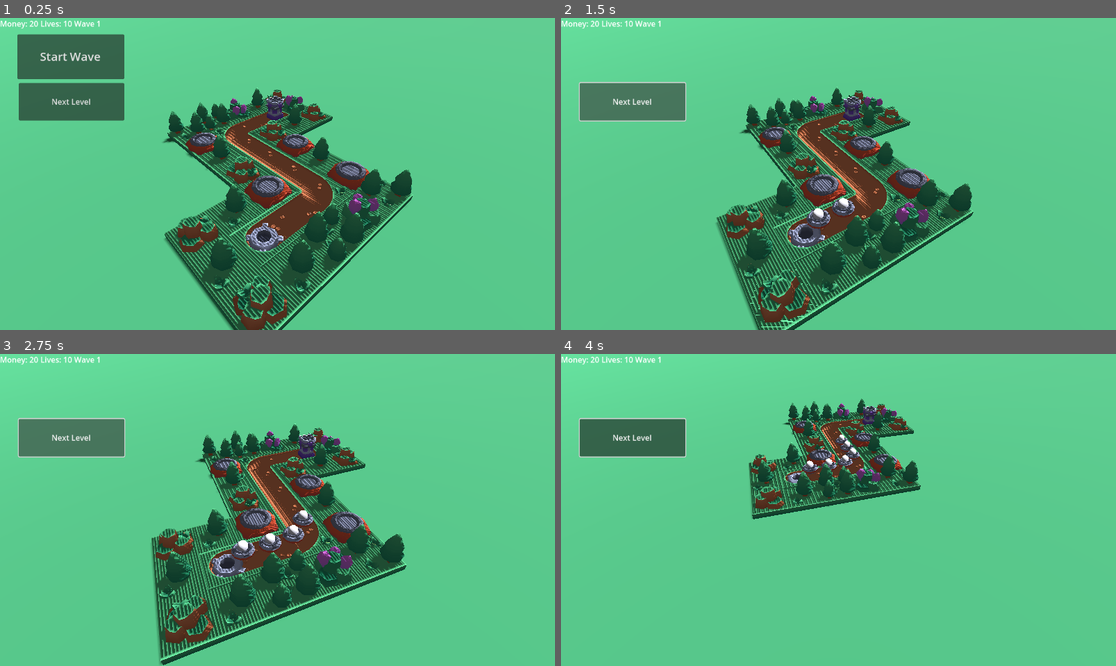
Above: before the commit, frames 1-4 (two rows, left to right).
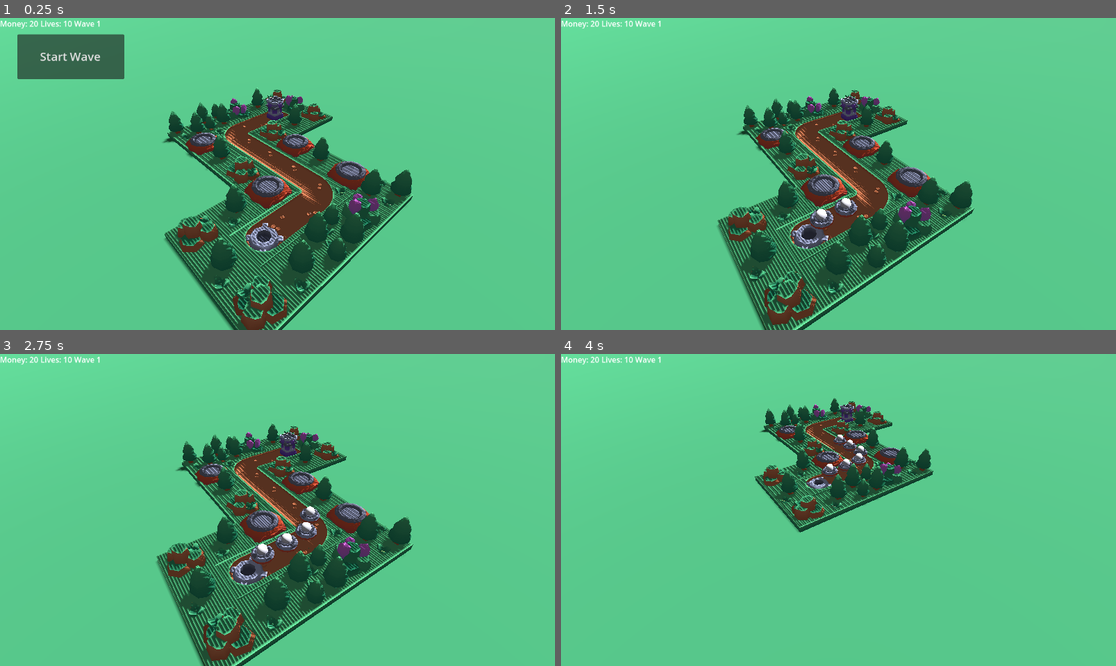
Above: after the commit, the same moments.

Repository: MarkStruik/Tiny-Stronghold
Game: Godot game, scene res://Level/Main.tscn
Same seed, same stepped clock (60 frames per second), same inputs: the game is played once before the commit and once after it.
Inputs (mouse positions are in pixels of both pictures, inside the frame that each line leads up to):
- Up to frame 1 (0.25 s): no input
- Up to frame 2 (1.5 s): click "Start Wave" at 0.5 s; click (633, 102) at 1.25 s, where only the run before the commit has a clickable "Next Level"
- Up to frame 3 (2.75 s): click (72, 438) at 2 s, where only the run before the commit has a clickable "Next Level"
- Up to frame 4 (4 s): click (633, 438) at 2.75 s, where only the run before the commit has a clickable "Next Level"; move the mouse to (960, 494) at 3.52 s; hold S (cam_back) from 3.53 s (still down); click (960, 494) at 3.67 s

The runs differ from the first frame. In frame 1, 2.3% of the frame differs, in the area x 3-23%, y 20-33%; in frame 2, 12%; in frame 3, 19%, in the area x 3-75%, y 20-100%; in frame 4, 9.5%.

Commit message:
level swap

Diff:
--- a/Level/Main.tscn
+++ b/Level/Main.tscn
@@ -230,17 +230,9 @@
 [node name="LevelManager" type="Node3D" parent="."]
 script = ExtResource("9_jpvar")
 
-[node name="Next_Level" type="Button" parent="LevelManager"]
-offset_left = 39.0
-offset_top = 135.0
-offset_right = 258.0
-offset_bottom = 213.0
-text = "Next Level"
-
 [connection signal="pressed" from="Level_1/Spawner/CanvasLayer/Button" to="Level_1/Spawner" method="start_next_wave"]
 [connection signal="build_requested" from="Level_1/CanvasLayer/BuildMenu" to="Level_1/CanvasLayer/BuildMenu" method="_build"]
 [connection signal="pressed" from="Level_1/CanvasLayer/BuildMenu/Button" to="Level_1/CanvasLayer/BuildMenu" method="_on_Basic_pressed"]
 [connection signal="pressed" from="Level_1/CanvasLayer/BuildMenu/Button2" to="Level_1/CanvasLayer/BuildMenu" method="_on_Slow_pressed"]
 [connection signal="pressed" from="Level_1/CanvasLayer/BuildMenu/Button3" to="Level_1/CanvasLayer/BuildMenu" method="_on_Splash_pressed"]
 [connection signal="pressed" from="CanvasLayer/EndPanel/VBoxContainer/Restart button" to="." method="_on_game_restart"]
-[connection signal="pressed" from="LevelManager/Next_Level" to="LevelManager" method="_on_next_level_pressed"]
--- a/scripts/level_manager.gd
+++ b/scripts/level_manager.gd
@@ -1,8 +1,8 @@
 extends Node
 
 var levels := [
-	"res://Levels/Level1.tscn",
-	"res://Levels/Level2.tscn"
+	"res://Level/Main.tscn",
+	"res://Level/level_2.tscn"
 	# add more levels here...
 ]
 
